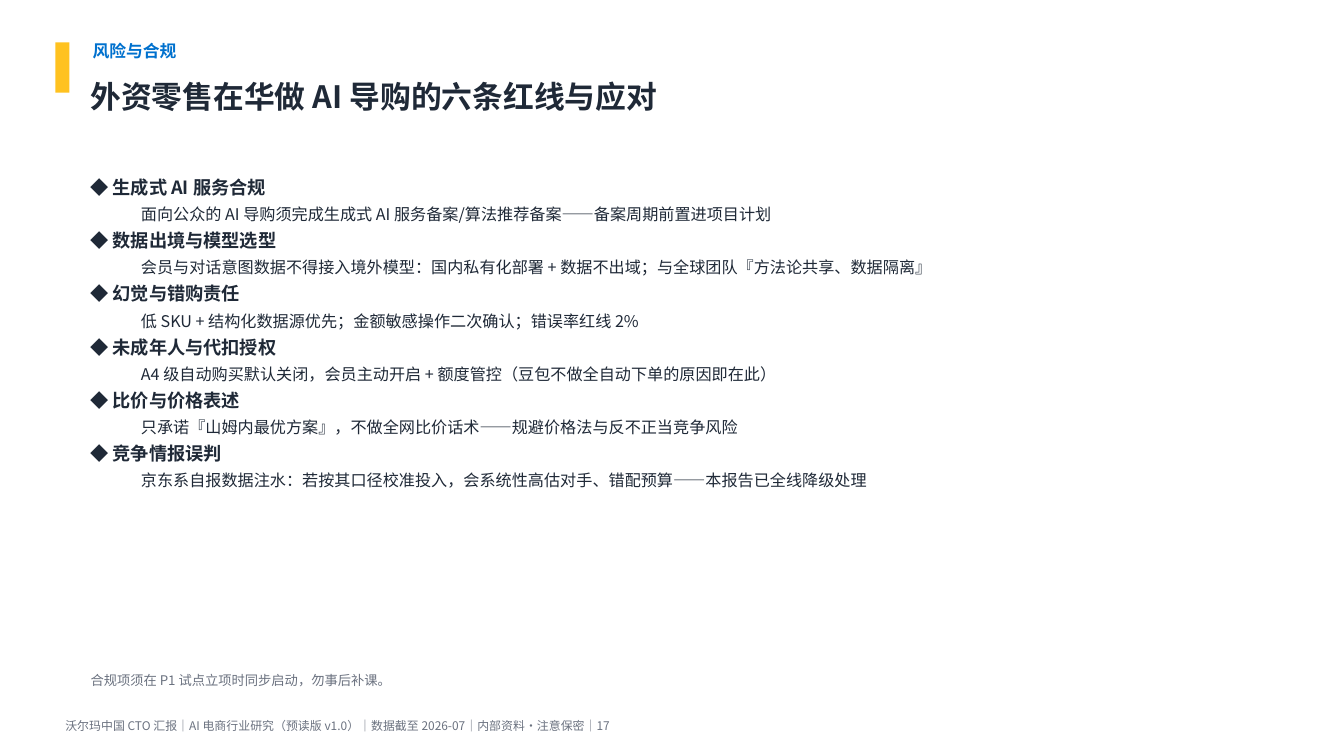
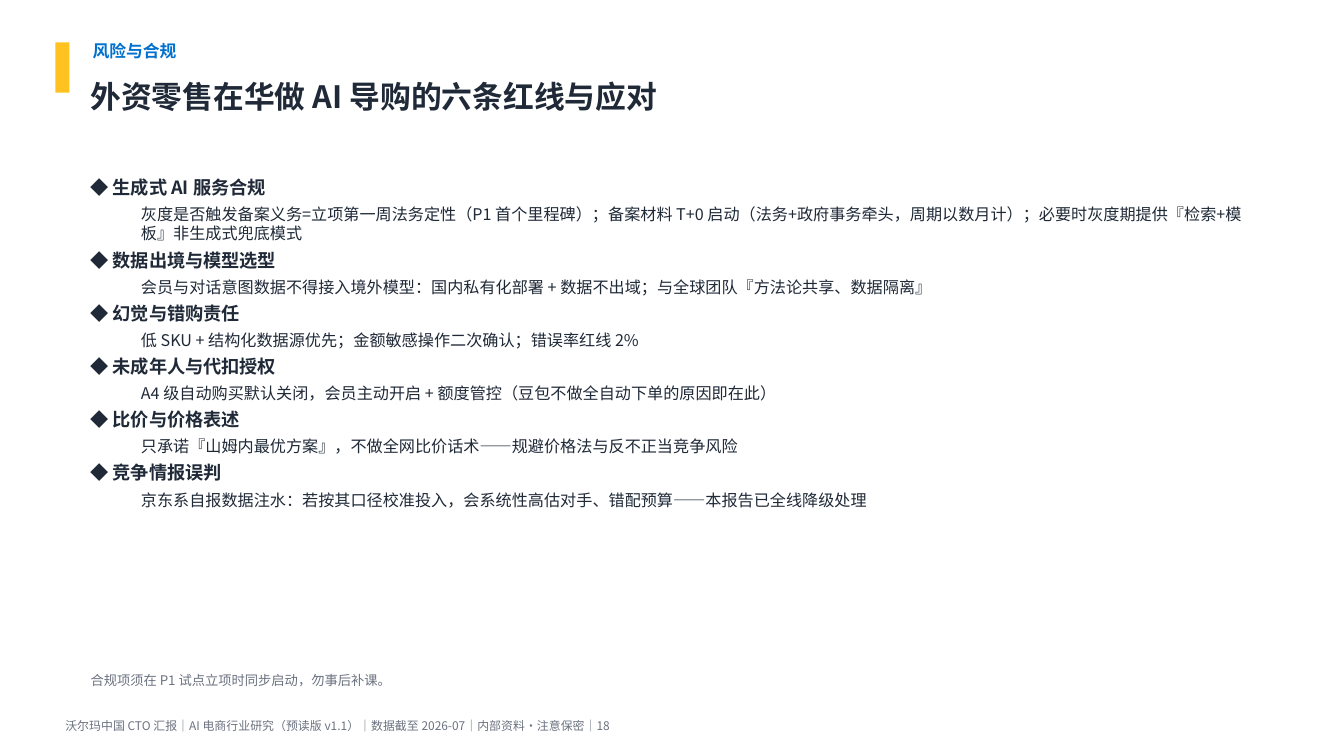
Before and after one commit to breeze2623-create/Aicommerce, a slide deck: slide 18 of report/AI电商行业研究_沃尔玛中国CTO汇报.pptx (slide 17 before the commit). Drawn at 1344x756 pixels with LibreOffice and Linux fonts; fonts in the diff are those of the drawing. Boxes give left, top, right and bottom in pixels: in the first picture for what was removed or moved away, otherwise in the second. Text is boxed around its words. In the diff, an @@ line names an element or a change of style, - is before the commit and + after.

```diff
--- a/report/AI电商行业研究_沃尔玛中国CTO汇报.pptx
+++ b/report/AI电商行业研究_沃尔玛中国CTO汇报.pptx
@@ text at <box>141,206,1241,241</box>: text changed @@
-  面向公众的 AI 导购须完成生成式 AI 服务备案/算法推荐备案——备案周期前置进项目计划
+  灰度是否触发备案义务=立项第一周法务定性（P1 首个里程碑）；备案材料 T+0 启动（法务+政府事务牵头，周期以数月计）；必要时灰度期提供『检索+模板』非生成式兜底模式
@@ text at <box>65,720,610,731</box>: text changed @@
-沃尔玛中国 CTO 汇报｜AI 电商行业研究（预读版 v1.0）｜数据截至 2026-07｜内部资料·注意保密｜17
+沃尔玛中国 CTO 汇报｜AI 电商行业研究（预读版 v1.1）｜数据截至 2026-07｜内部资料·注意保密｜18
```
Also in this commit, not shown: 17 other slides changed, 1 slide added, 5 other files.
